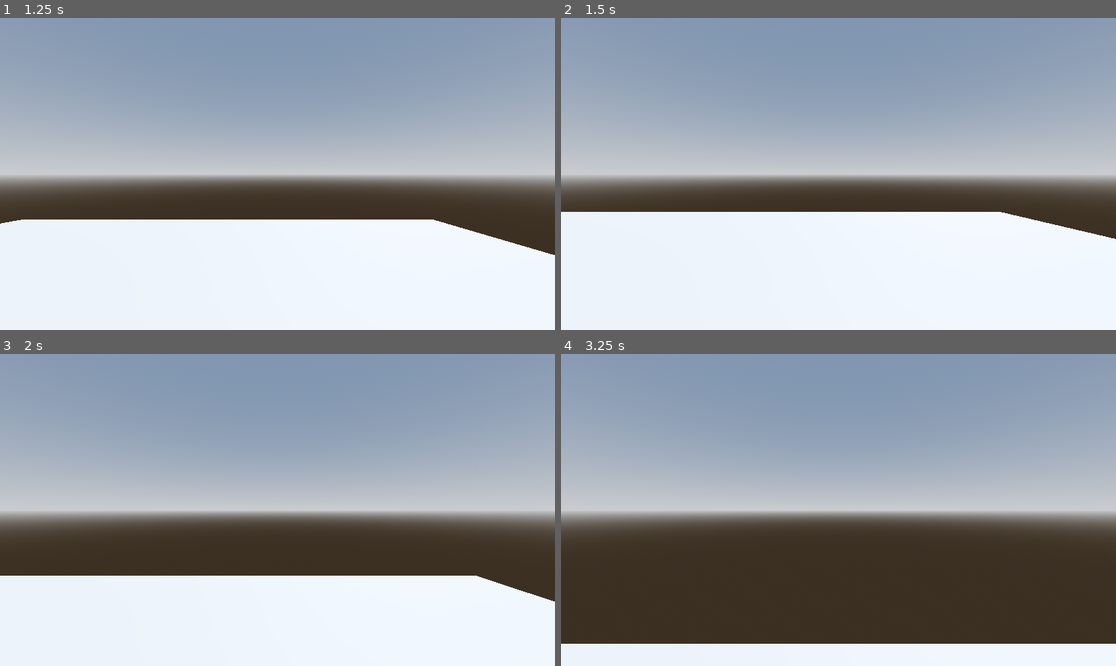
Above: before the commit, frames 1-4 (two rows, left to right).
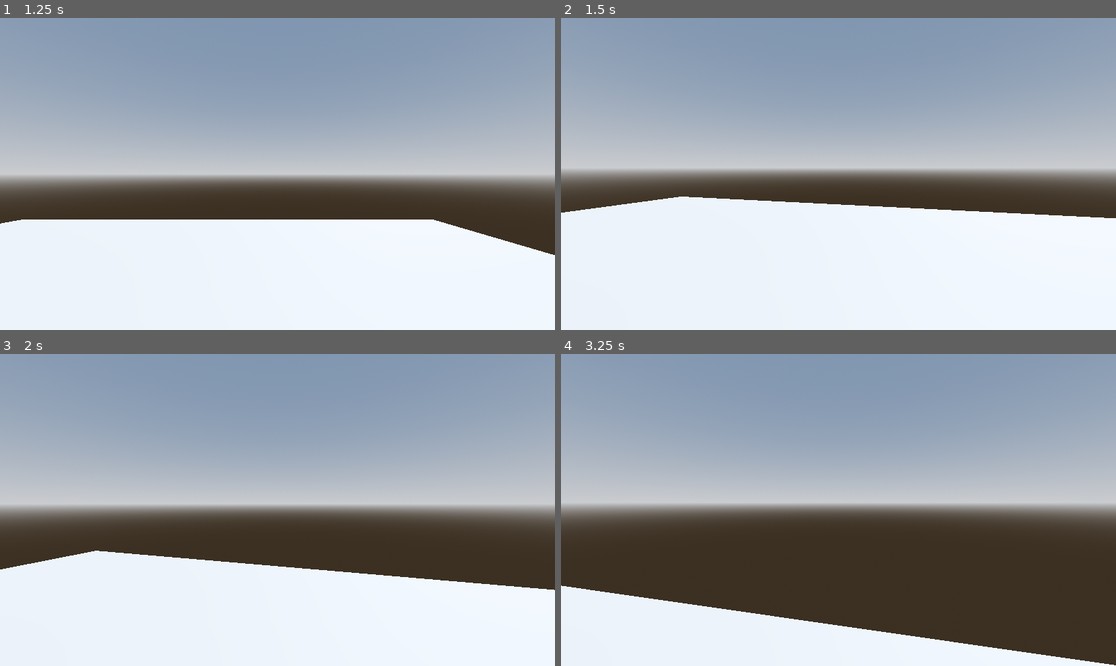
Above: after the commit, the same moments.

Repository: SolidSoups/MASQUERADE
Game: Godot game, scene res://PrototypeLevel.tscn
Two runs of this game, one before a commit and one after it. Both use one fixed random seed, a clock stepped at 60 frames per second and the inputs below.
Inputs (mouse positions are in pixels of both pictures, inside the frame that each line leads up to):
- Up to frame 1 (1.25 s): tap Enter (ui_accept) at 0.5, 0.77 s; move the mouse to (399, 158) at 0.52 s; hold D (move_right) from 0.53 s (still down); click (399, 158) at 0.67 s
- Up to frame 2 (1.5 s): move the mouse to (810, 174) at 1.27 s; release D (move_right) at 1.28 s; hold W (move_up) from 1.28 s (still down); click (810, 174) at 1.42 s
- Up to frame 3 (2 s): keep holding W (move_up); tap Enter (ui_accept) at 1.52 s
- Up to frame 4 (3.25 s): keep holding W (move_up); move the mouse to (849, 503) at 2.02 s; click (849, 503) at 2.17 s; move the mouse to (832, 516) at 2.77 s; click (832, 516) at 2.92 s; tap Enter (ui_accept) at 3.02 s

Frame 1 is identical in both runs. In frame 2, 7.9% of the frame differs, in the area x 0-100%, y 48-71%; in frame 3, 8.7%; in frame 4, 14%, in the area x 0-100%, y 48-100%.

Commit message:
feat: first pass character controller

Diff:
--- a/aim_look.gd
+++ b/aim_look.gd
@@ -33,6 +33,23 @@
 		if event.is_action_pressed("ui_cancel"):
 			Input.set_mouse_mode(Input.MOUSE_MODE_VISIBLE)
 
+		return
+
+	if event is InputEventMouseMotion:
+		aim_look(event)
+
+#Handles the aim look with the mouse
+func aim_look(event: InputEventMouseMotion)->void:
+	var motion: Vector2 = event.relative
+	var degrees_per_unit: float = 0.001
+
+	motion *= mouse_sensitivity
+	motion *= degrees_per_unit
+
+	add_yaw(motion.x)
+	add_pitch(motion.y)
+	clamp_pitch()
+
 #Rotates the character around the local y axis
 func add_yaw(amount: float)->void:
 	if is_zero_approx(amount):
